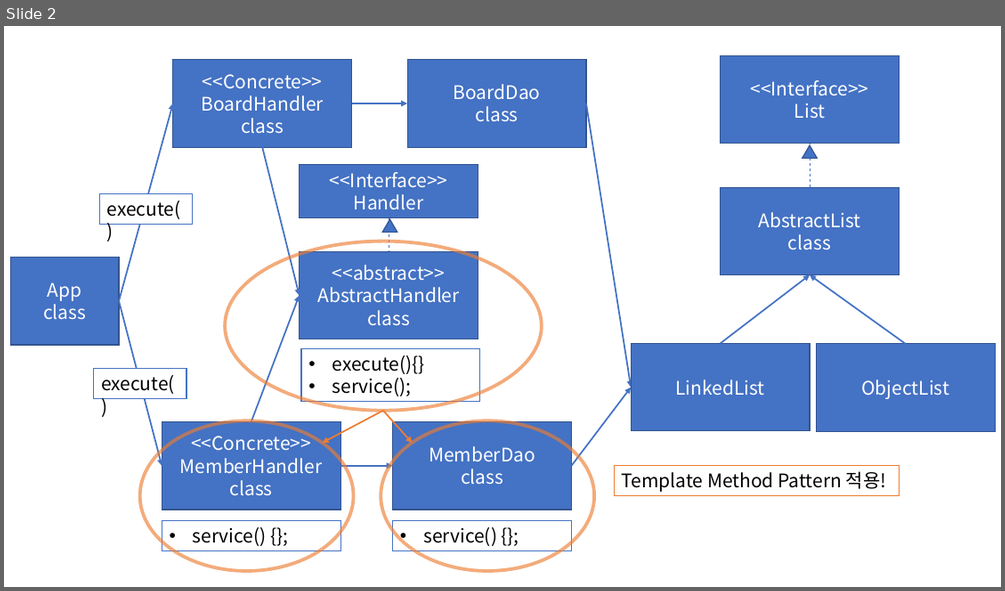
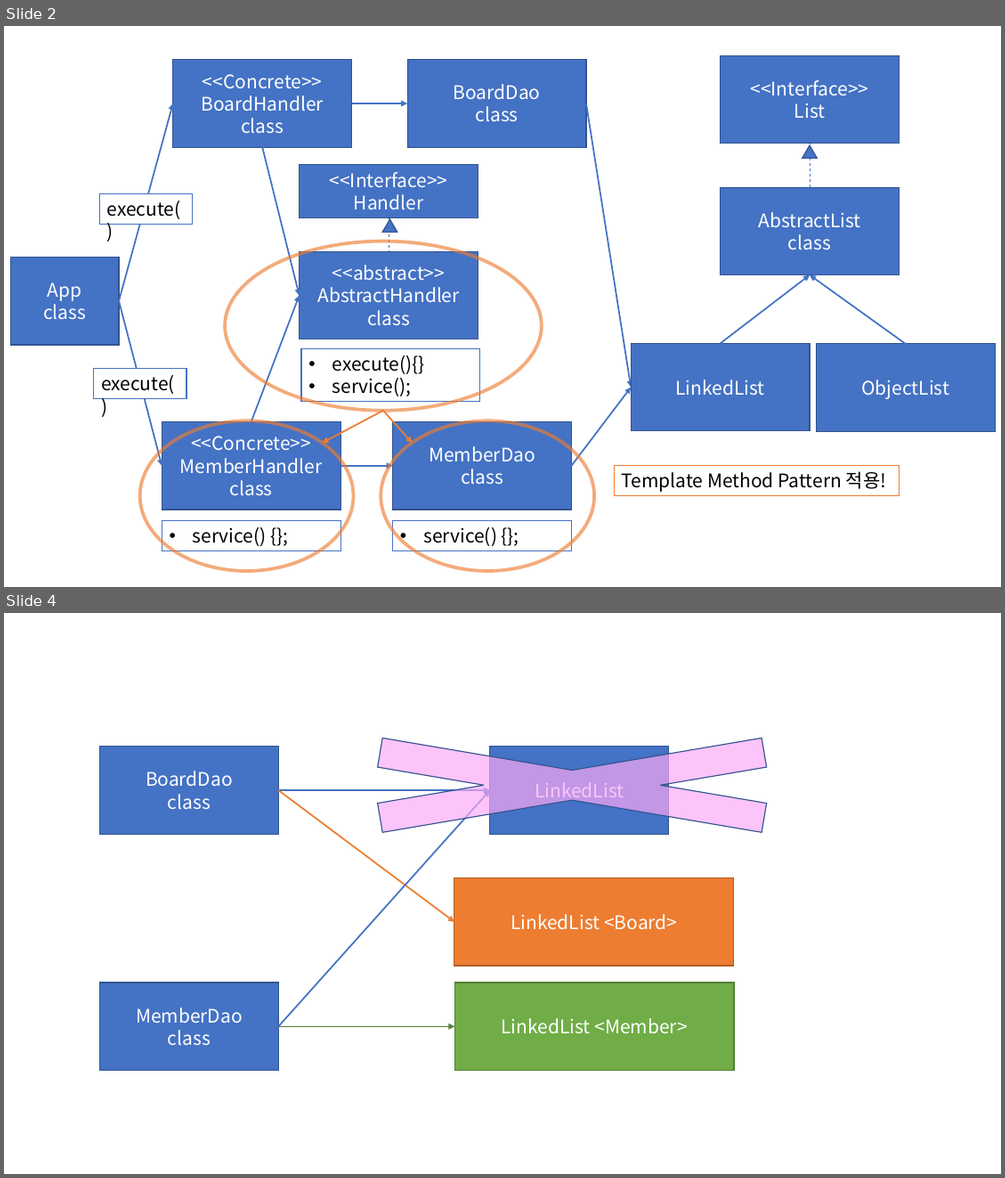
Before and after one commit to Dingadung/2022-study-workspace, a slide deck: study-note/자바/2022-08-04 내용정리 .pptx. Shown one above the other, each under a label of ours: slide 2 before the commit, slides 2 and 4 after it; the slides between them are not shown. The pictures are 1005x591 and 1005x1178 pixels, drawn with LibreOffice and Linux fonts; fonts in the diff are those of the drawing. Boxes give left, top, right and bottom in pixels: in the first picture for what was removed or moved away, otherwise in the second. Text is boxed around its words. In the diff, an @@ line names an element or a change of style, - is before the commit and + after.

```diff
--- a/study-note/자바/2022-08-04 내용정리 .pptx
+++ b/study-note/자바/2022-08-04 내용정리 .pptx
@@ slide 4 added at (4,613,1001,1174), background #FFFFFF @@
@@ cross added at (202,722,942,848), fill #FDA9F7 at 68% opacity, outline #325491 1 pt @@
@@ rectangle added at (100,747,278,834), fill #4472C4, outline #325491 1 pt, 18 pt, text #FFFFFF @@
+BoardDao
+class
@@ rectangle added at (490,747,669,834), fill #4472C4, outline #325491 1 pt, 18 pt, text #FFFFFF @@
+LinkedList
@@ arrow added from (278, 790) to (490, 790), #4472C4 1.5 pt @@
@@ arrow added from (278, 790) to (454, 922), #ED7D31 1.5 pt @@
@@ arrow added from (278, 1027) to (490, 790), #4472C4 1.5 pt @@
@@ rectangle added at (454,877,734,965), fill #ED7D31, outline #AF5C24 1 pt, 18 pt, text #FFFFFF @@
+LinkedList <Board>
@@ rectangle added at (100,982,278,1070), fill #4472C4, outline #325491 1 pt, 18 pt, text #FFFFFF @@
+MemberDao
+class
@@ rectangle added at (455,982,735,1070), fill #70AD47, outline #538035 1 pt, 18 pt, text #FFFFFF @@
+LinkedList <Member>
@@ arrow added from (278, 1027) to (455, 1027), #538035 1 pt @@
```
Also in this commit, not shown: 1 slide changed, 21 other files.
